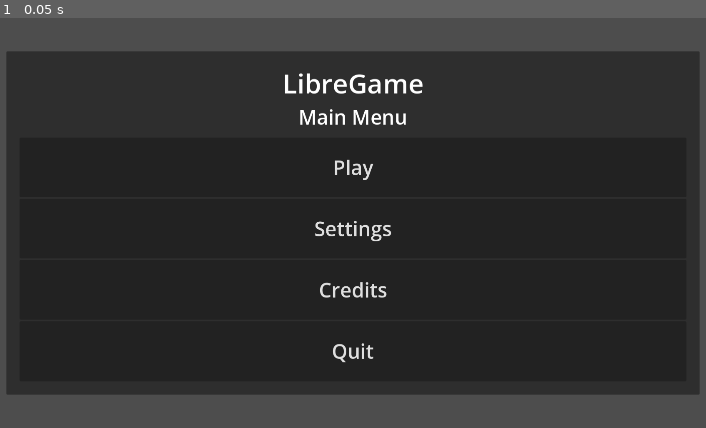
Above: before the commit, frame 1.
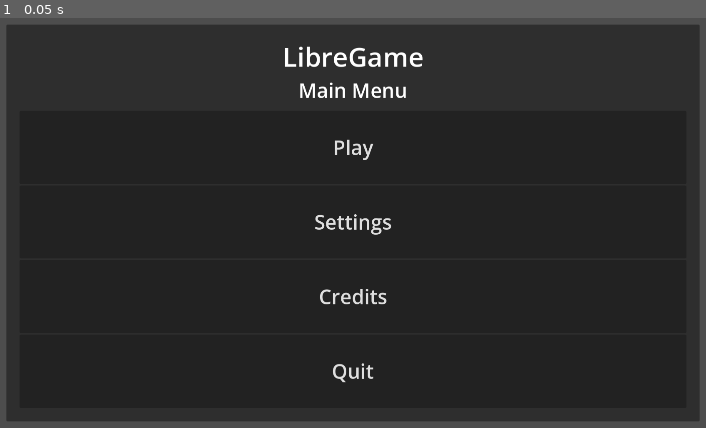
Above: after the commit, the same moment.

Repository: LibreGamesFoundation/LibreGame-Template
Game: Godot game, scene res://scenes/template/3D/Main3D.tscn
Same seed, same stepped clock (60 frames per second), same inputs: the game is played once before the commit and once after it. Before the commit the project starts from res://scenes/user_interface/main_menu.tscn.
Inputs:
- Up to frame 1 (0.05 s): no input

The runs differ from the first frame. In frame 1, 14% of the frame differs, in the area x 0-100%, y 1-99%.
Error after the commit: Parse Error: Could not find type "PlayerCharacter3D" in the current scope. (res://scenes/template/3D/main_3d.gd:27)

Commit message:
fix: Make Main3D Start Scene

Diff:
--- a/project.godot
+++ b/project.godot
@@ -11,7 +11,7 @@
 [application]
 
 config/name="LibreGame Template"
-run/main_scene="uid://bp2w08fr4truy"
+run/main_scene="uid://cog2rtg4qdbd4"
 config/features=PackedStringArray("4.7", "Forward Plus")
 config/icon="res://icon.svg"
 
--- a/scenes/template/3D/Main3D.tscn
+++ b/scenes/template/3D/Main3D.tscn
@@ -1,6 +1,7 @@
 [gd_scene format=3 uid="uid://cog2rtg4qdbd4"]
 
 [ext_resource type="Script" uid="uid://buwg0njnhuk42" path="res://scenes/template/3D/main_3d.gd" id="1_nafyr"]
+[ext_resource type="Theme" uid="uid://bqdt1tfgaool7" path="res://scenes/user_interface/main_menu.theme" id="2_rs2bc"]
 
 [node name="Main3D" type="Node" unique_id=449132892]
 script = ExtResource("1_nafyr")
@@ -13,30 +14,120 @@
 [node name="EntityRoot" type="Node3D" parent="World" unique_id=1786331250]
 unique_name_in_owner = true
 
+[node name="MenuLayer" type="CanvasLayer" parent="." unique_id=1742686882]
+
+[node name="MenuRoot" type="Control" parent="MenuLayer" unique_id=979876183]
+unique_name_in_owner = true
+layout_mode = 3
+anchors_preset = 15
+anchor_right = 1.0
+anchor_bottom = 1.0
+grow_horizontal = 2
+grow_vertical = 2
+mouse_filter = 2
+
+[node name="MarginContainer" type="MarginContainer" parent="MenuLayer/MenuRoot" unique_id=35740246]
+layout_mode = 1
+anchors_preset = 15
+anchor_right = 1.0
+anchor_bottom = 1.0
+grow_horizontal = 2
+grow_vertical = 2
+theme_override_constants/margin_left = 128
+theme_override_constants/margin_top = 64
+theme_override_constants/margin_right = 128
+theme_override_constants/margin_bottom = 64
+
+[node name="PanelContainer" type="PanelContainer" parent="MenuLayer/MenuRoot/MarginContainer" unique_id=501021080]
+layout_mode = 2
+
+[node name="MarginContainer" type="MarginContainer" parent="MenuLayer/MenuRoot/MarginContainer/PanelContainer" unique_id=924023012]
+layout_mode = 2
+theme_override_constants/margin_left = 32
+theme_override_constants/margin_top = 32
+theme_override_constants/margin_right = 32
+theme_override_constants/margin_bottom = 32
+
+[node name="MainContainer" type="VBoxContainer" parent="MenuLayer/MenuRoot/MarginContainer/PanelContainer/MarginContainer" unique_id=983994527]
+layout_mode = 2
+theme = ExtResource("2_rs2bc")
+
+[node name="TitleLabel" type="Label" parent="MenuLayer/MenuRoot/MarginContainer/PanelContainer/MarginContainer/MainContainer" unique_id=1979800592]
+layout_mode = 2
+theme = ExtResource("2_rs2bc")
+text = "LibreGame"
+horizontal_alignment = 1
+
+[node name="MenuLabel" type="Label" parent="MenuLayer/MenuRoot/MarginContainer/PanelContainer/MarginContainer/MainContainer" unique_id=459329387]
+layout_mode = 2
+theme = ExtResource("2_rs2bc")
+theme_override_font_sizes/font_size = 48
+text = "Main Menu"
+horizontal_alignment = 1
+
+[node name="HSeparator" type="HSeparator" parent="MenuLayer/MenuRoot/MarginContainer/PanelContainer/MarginContainer/MainContainer" unique_id=516719523]
+layout_mode = 2
+theme = ExtResource("2_rs2bc")
+
+[node name="PlayButton" type="Button" parent="MenuLayer/MenuRoot/MarginContainer/PanelContainer/MarginContainer/MainContainer" unique_id=852287696]
+unique_name_in_owner = true
+layout_mode = 2
+size_flags_vertical = 3
+theme = ExtResource("2_rs2bc")
+text = "Play"
+
+[node name="SettingsButton" type="Button" parent="MenuLayer/MenuRoot/MarginContainer/PanelContainer/MarginContainer/MainContainer" unique_id=937959544]
+layout_mode = 2
+size_flags_vertical = 3
+theme = ExtResource("2_rs2bc")
+text = "Settings"
+
+[node name="CreditsButton" type="Button" parent="MenuLayer/MenuRoot/MarginContainer/PanelContainer/MarginContainer/MainContainer" unique_id=1579896587]
+layout_mode = 2
+size_flags_vertical = 3
+theme = ExtResource("2_rs2bc")
+text = "Credits"
+
+[node name="QuitButton" type="Button" parent="MenuLayer/MenuRoot/MarginContainer/PanelContainer/MarginContainer/MainContainer" unique_id=1113162940]
+unique_name_in_owner = true
+layout_mode = 2
+size_flags_vertical = 3
+theme = ExtResource("2_rs2bc")
+text = "Quit"
+
 [node name="PauseLayer" type="CanvasLayer" parent="." unique_id=1341281792]
 process_mode = 2
 
 [node name="PauseRoot" type="Control" parent="PauseLayer" unique_id=577865216]
 unique_name_in_owner = true
 layout_mode = 3
-anchors_preset = 0
-offset_right = 40.0
-offset_bottom = 40.0
+anchors_preset = 15
+anchor_right = 1.0
+anchor_bottom = 1.0
+grow_horizontal = 2
+grow_vertical = 2
+mouse_filter = 2
 
 [node name="TransitionLayer" type="CanvasLayer" parent="." unique_id=1352244518]
 
 [node name="TransitionRoot" type="Control" parent="TransitionLayer" unique_id=318783705]
 unique_name_in_owner = true
 layout_mode = 3
-anchors_preset = 0
-offset_right = 40.0
-offset_bottom = 40.0
+anchors_preset = 15
+anchor_right = 1.0
+anchor_bottom = 1.0
+grow_horizontal = 2
+grow_vertical = 2
+mouse_filter = 2
 
 [node name="DebugLayer" type="CanvasLayer" parent="." unique_id=1688153910]
 
 [node name="DebugRoot" type="Control" parent="DebugLayer" unique_id=1618606612]
 unique_name_in_owner = true
 layout_mode = 3
-anchors_preset = 0
-offset_right = 40.0
-offset_bottom = 40.0
+anchors_preset = 15
+anchor_right = 1.0
+anchor_bottom = 1.0
+grow_horizontal = 2
+grow_vertical = 2
+mouse_filter = 2
--- a/scenes/template/3D/main_3d.gd
+++ b/scenes/template/3D/main_3d.gd
@@ -7,6 +7,7 @@
 @onready var entity_root : Node3D = %EntityRoot
 
 # UI Root Nodes
+@onready var menu_root : Control = %MenuRoot
 @onready var pause_root : Control = %PauseRoot
 @onready var transition_root : Control = %TransitionRoot
 @onready var debug_root : Control = %DebugRoot
